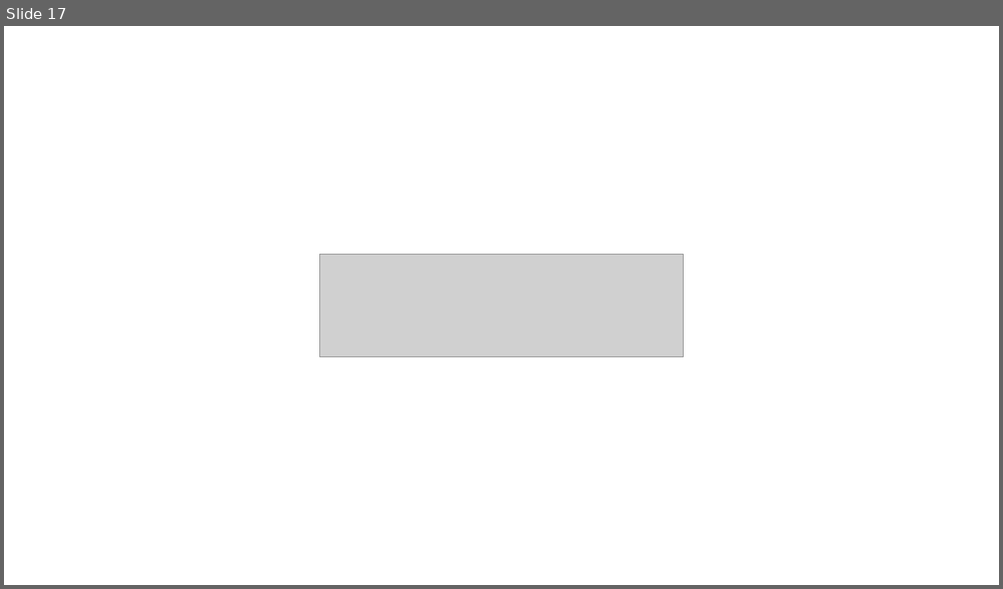
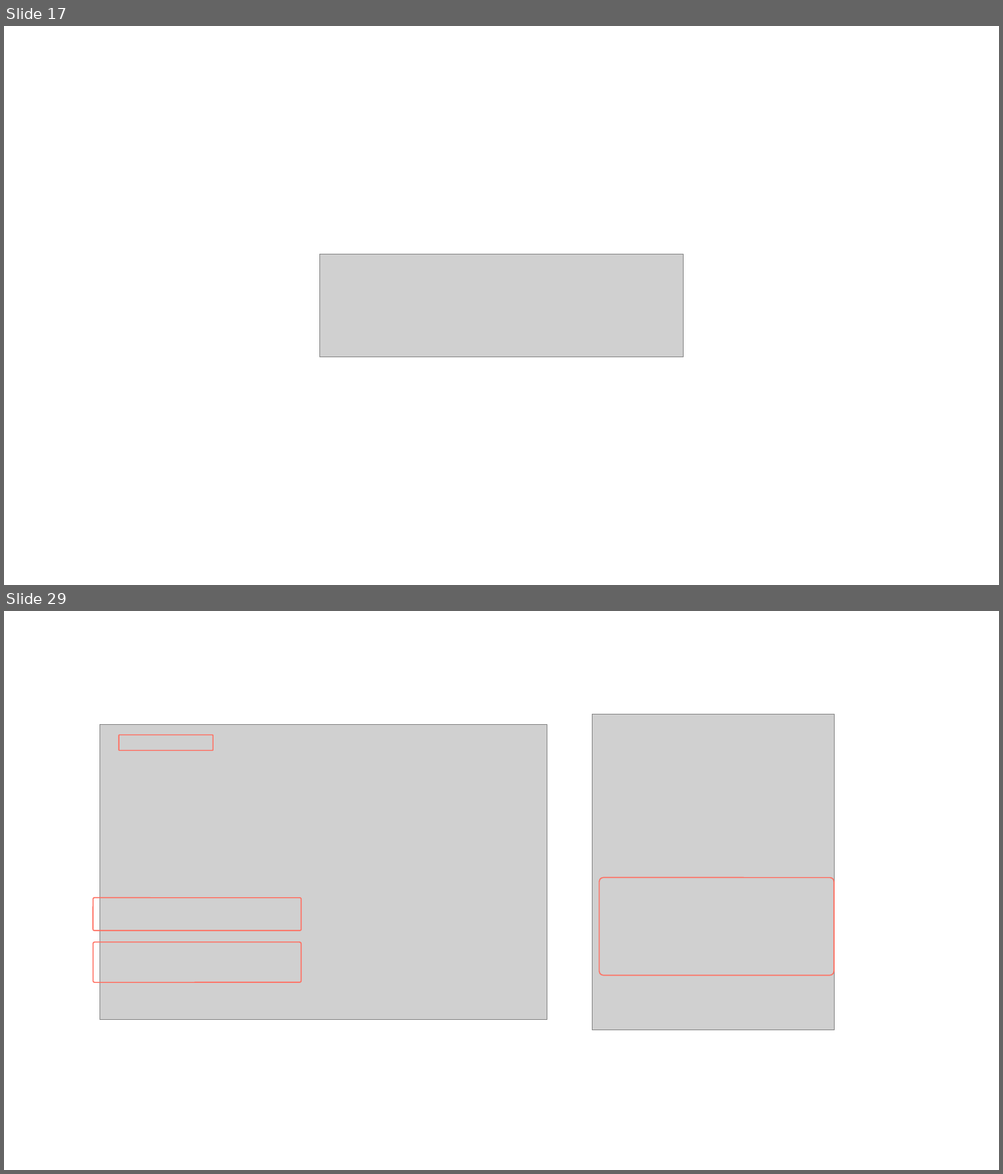
Before and after one commit to extreal-dev/Extreal.Guide, a slide deck: work/work.pptx. Shown one above the other, each under a label of ours: slide 17 before the commit, slides 17 and 29 after it; the slides between them are not shown. The pictures are 1003x589 and 1003x1174 pixels, drawn with LibreOffice and Linux fonts; fonts in the diff are those of the drawing; grey boxes stand for pictures. Boxes give left, top, right and bottom in pixels: in the first picture for what was removed or moved away, otherwise in the second. Text is boxed around its words. In the diff, an @@ line names an element or a change of style, - is before the commit and + after.

```diff
--- a/work/work.pptx
+++ b/work/work.pptx
@@ slide 29 added at bbox=[4, 611, 999, 1170], background #FFFFFF @@
@@ picture added at bbox=[592, 714, 834, 1031] @@
@@ picture added at bbox=[99, 724, 546, 1019] @@
@@ rounded rectangle added at bbox=[119, 735, 213, 751], outline #FF6F61 1 pt @@
@@ rounded rectangle added at bbox=[93, 898, 301, 931], outline #FF6F61 1 pt @@
@@ rounded rectangle added at bbox=[600, 878, 834, 976], outline #FF6F61 1 pt @@
@@ rounded rectangle added at bbox=[93, 943, 301, 982], outline #FF6F61 1 pt @@
```
Also in this commit, not shown: 1 slide changed, 11 other slides added, 1 slide removed, 15 other files.
